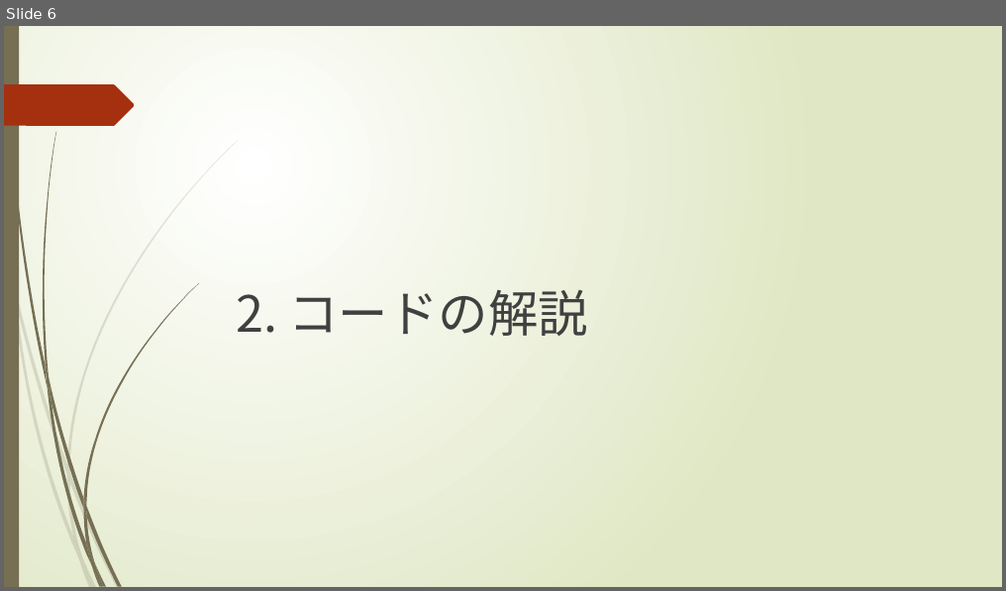
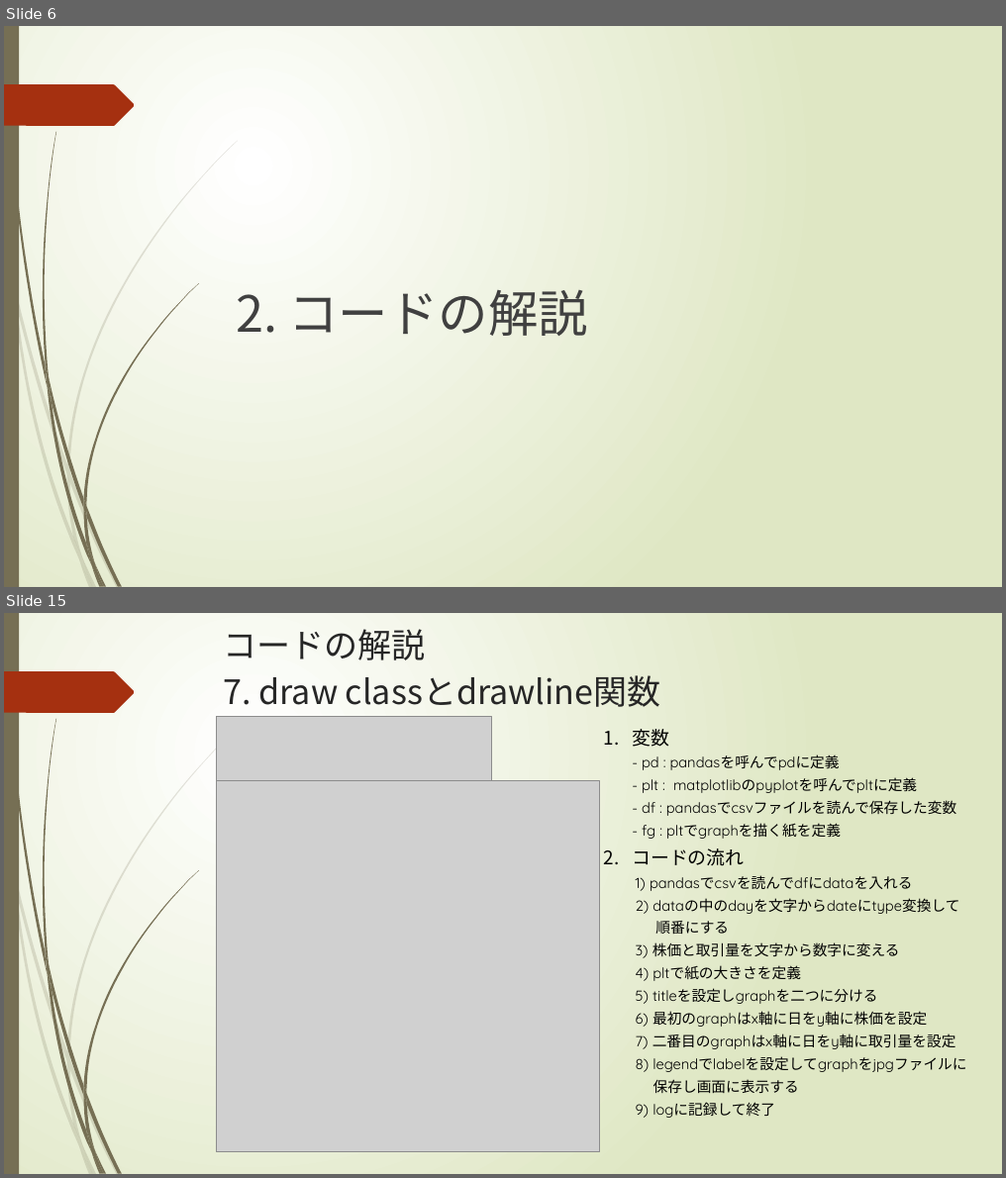
Before and after one commit to SangWooChun714/mirineglobal, a slide deck: crawlingコード解説.pptx. Shown one above the other, each under a label of ours: slide 6 before the commit, slides 6 and 15 after it; the slides between them are not shown. The pictures are 1006x591 and 1006x1178 pixels, drawn with LibreOffice and Linux fonts; fonts in the diff are those of the drawing; grey boxes stand for pictures. Boxes give left, top, right and bottom in pixels: in the first picture for what was removed or moved away, otherwise in the second. Text is boxed around its words. In the diff, an @@ line names an element or a change of style, - is before the commit and + after.

```diff
--- a/crawlingコード解説.pptx
+++ b/crawlingコード解説.pptx
@@ slide 15 added at (4, 613, 1002, 1174), background gradient #FFFFFF to #DFE8C4; not listed: 24 template elements that a slide beside it also shows @@
@@ title added at (224, 629, 661, 707), 32.4 pt, text #262626 @@
+コードの解説
+7. draw classとdrawline関数
@@ picture added at (216, 716, 491, 780) @@
@@ text added at (632, 729, 966, 1118), 14 pt, text #000000 @@
+1. 変数
+   - pd : pandasを呼んでpdに定義
+   - plt : matplotlibのpyplotを呼んでpltに定義
+   - df : pandasでcsvファイルを読んで保存した変数
+   - fg : pltでgraphを描く紙を定義
+2. コードの流れ
+   1) pandasでcsvを読んでdfにdataを入れる
+   2) dataの中のdayを文字からdateにtype変換して
+   順番にする
+   3) 株価と取引量を文字から数字に変える
+   4) pltで紙の大きさを定義
+   5) titleを設定しgraphを二つに分ける
+   6) 最初のgraphはx軸に日をy軸に株価を設定
+   7) 二番目のgraphはx軸に日をy軸に取引量を設定
+   8) legendでlabelを設定してgraphをjpgファイルに
+   保存し画面に表示する
+   9) logに記録して終了
@@ picture added at (216, 780, 599, 1153) @@
```
Also in this commit, not shown: 7 slides changed, 5 other slides added, 12 other files.
